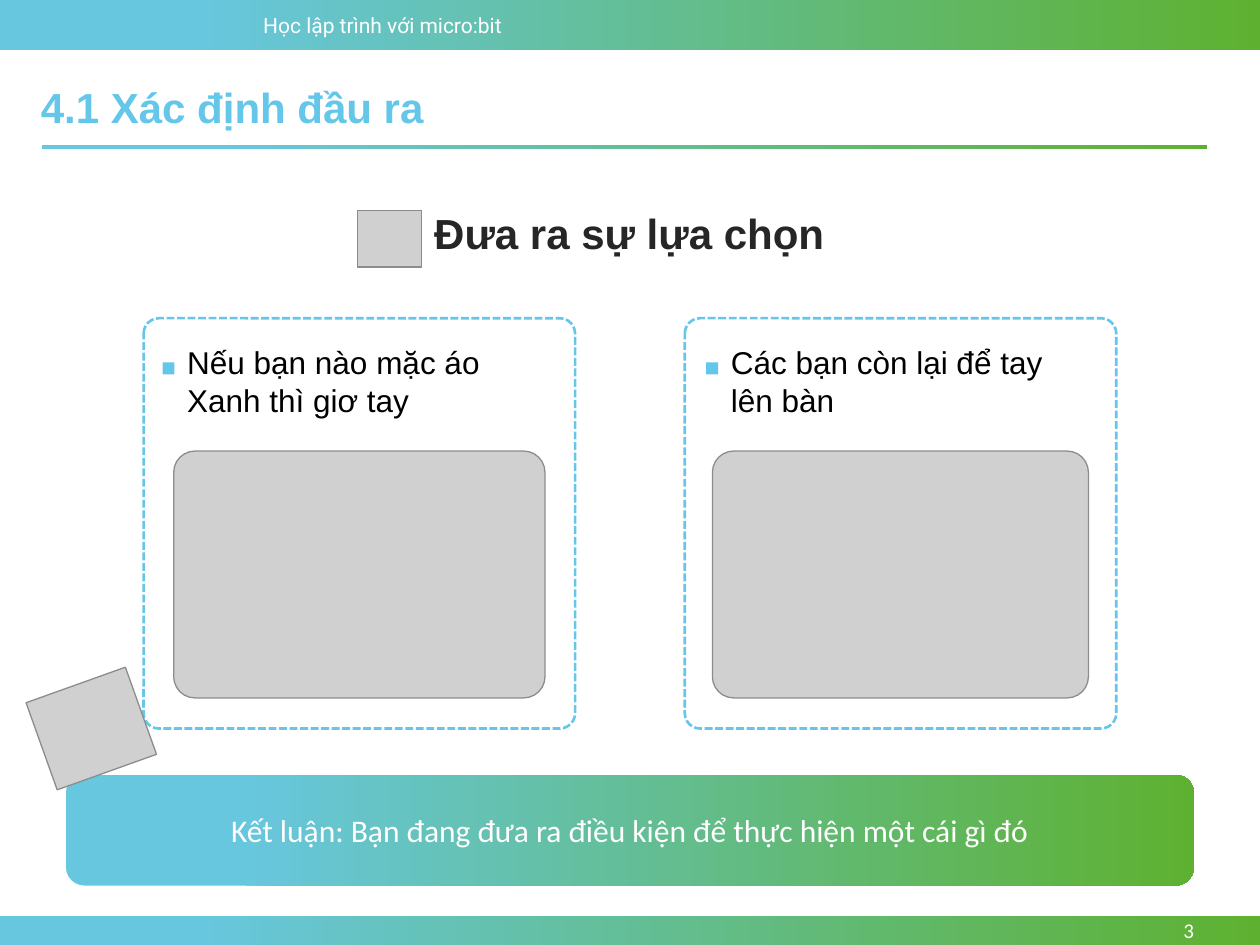
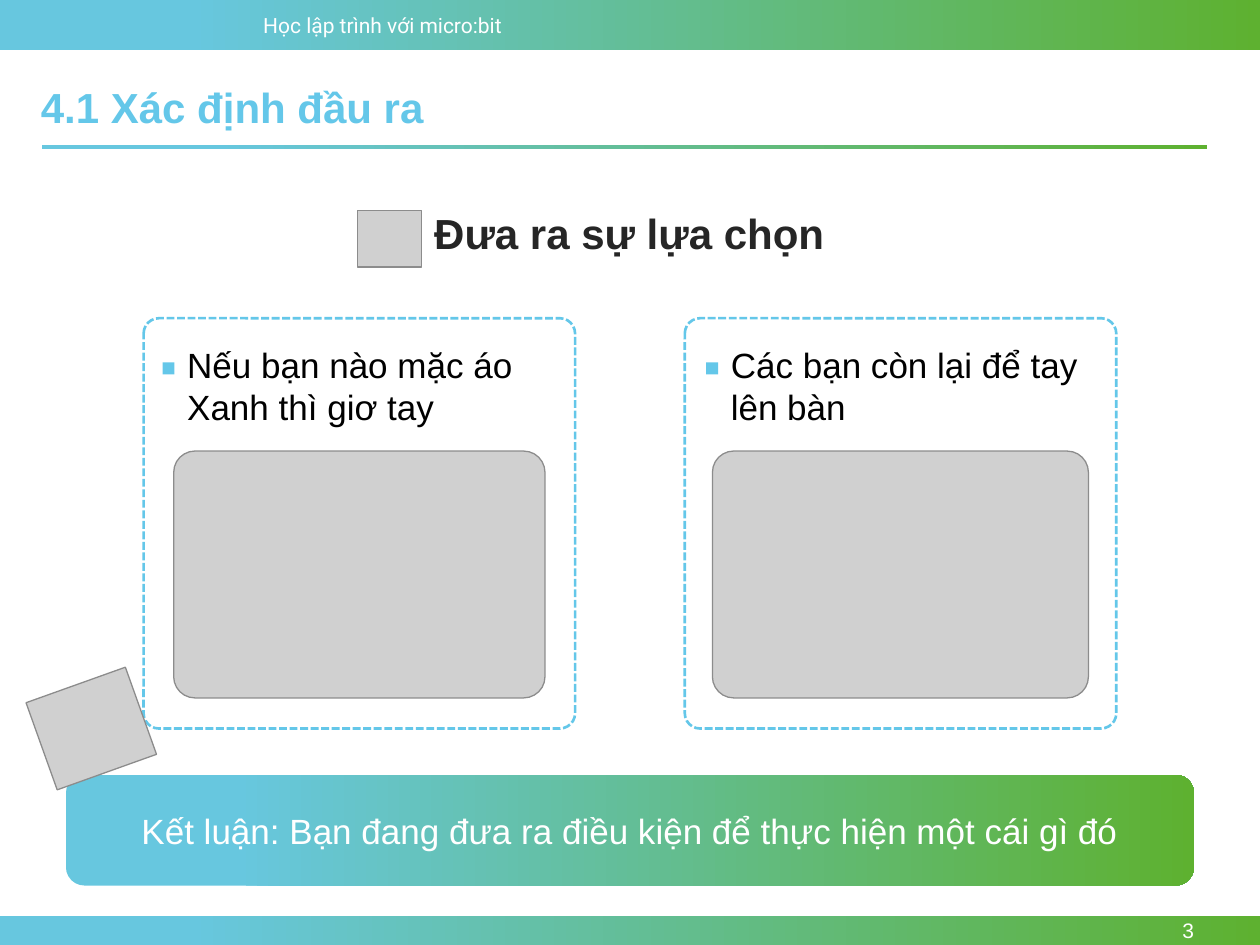
Before and after one commit to nhannn87dn/Learn-microbit, a slide deck: slide 3 of Lessions/Bai-04-Conditions-and-Logic/4.Conditional-and-Boolean.pptx. Drawn at 1260x945 pixels with LibreOffice and Linux fonts; fonts in the diff are those of the drawing; grey boxes stand for pictures; background and template pictures are left out. Boxes give left, top, right and bottom in pixels: in the first picture for what was removed or moved away, otherwise in the second. Text is boxed around its words. In the diff, an @@ line names an element or a change of style, - is before the commit and + after.

```diff
--- a/Lessions/Bai-04-Conditions-and-Logic/4.Conditional-and-Boolean.pptx
+++ b/Lessions/Bai-04-Conditions-and-Logic/4.Conditional-and-Boolean.pptx
@@ text "Nếu bạn nào mặc áo ..." at (x1=187, y1=351, x2=512, y2=427): size 18 to 20 pt @@
@@ text "Các bạn còn lại để ..." at (x1=731, y1=350, x2=1078, y2=421): size 18 to 20 pt @@
@@ rounded rectangle "Kết luận: Bạn đang đưa ..." at (x1=66, y1=775, x2=1193, y2=886): size 18 to 20 pt, font Calibri to Arial @@
@@ page number at (x1=1182, y1=923, x2=1194, y2=938): font Calibri to Arial @@
```
Also in this commit, not shown: 9 other slides changed, 2 other files.
